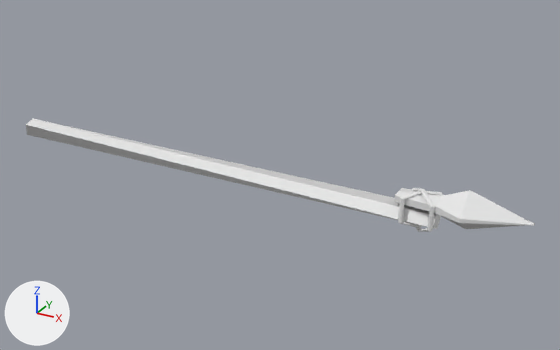
Before and after pictures for a commit that changed the FBX model Assets/Models/Javelin_model.fbx.
The view is the same before and after, from a camera (50 mm lens) standing at (35.9, -45.7, 23.6) and looking at (10.0, 1.2, 0.1). The axes (+X, +Y, +Z) are drawn at lower left. The lights are the same throughout. The picture after the commit comes second. Where no turn or scale is listed for an object, it has been applied to the vertices.
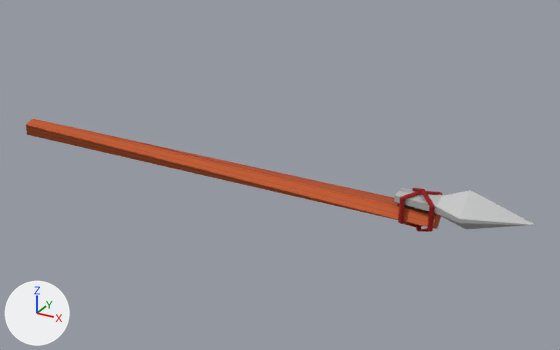
Pixel boxes [x1, y1, x2, y2] of what changed, in the pictures (560 x 350 px):
'Cylinder', recoloured, surface changed (white to orange): [26, 119, 441, 229] in both
'Cube', recoloured (white to light grey): [394, 188, 535, 229] in both
'Cube.002', deleted: before [412, 188, 435, 232]
part 1 of me_cube_002, added: after [412, 188, 435, 232]
part 2 of me_cube_002, recoloured (white to red): [398, 191, 442, 228] in both

The change, as a list of edits to the scene's bpy script:
```text
Add img_6654537_jpg:
    img_6654537_jpg = load_image('6654537.jpg', '_unpacked/6654537.jpg', 3000, 2000, 'sRGB')
Add mat_material_001:
    mat_material_001 = principled_material('Material.001')
    mat_material_001.texture = img_6654537_jpg
    mat_material_001.roughness = 1.0
Add mat_material:
    mat_material = principled_material('Material')
    mat_material.base_color = (0.685, 0.685, 0.685)  # light grey #d8d8d8
    mat_material.metallic = 0.679
    mat_material.roughness = 0.472
Add mat_material_002:
    mat_material_002 = principled_material('Material.002')
    mat_material_002.base_color = (0.29, 0.00201, 0.00259)  # red #930709
    mat_material_002.roughness = 0.931
Change me_cylinder:
    where me_cylinder.from_pydata(...)  # 10 vertices, 7 faces; spans x -36.9..0.0, y -0.7..0.8, z -0.8..0.8
    used by ob_cylinder; location = (22.72, 0.0, 0.0)
    me_cylinder part 3: texture (UV) coordinates of 7 of 7 faces, centred in x -36.9..0.0, y -0.5..0.5, z -0.5..0.5, changed; they spanned u 0.0..1.0, v 0.06..1.0 and now span u 0.11..0.48, v 0.12..0.96
    add me_cylinder.materials.append(mat_material_001)  # picture img_6654537_jpg
Change me_cube_001:
    where me_cube_001.from_pydata(...)  # 24 vertices, 22 faces; spans x -1.98..7.09, y -1.8..1.8, z -1.42..1.42
    add me_cube_001.materials.append(mat_material)  # light grey #d8d8d8
Change me_cube_002:
    used by ob_cube_004; location = (21.55, 0.0, 0.66)
    remove me_cube_002.from_pydata(...)  # 48 vertices, 48 faces; spans x -1.26..1.03, y -1.05..1.2, z -1.63..1.17
    add me_cube_002.from_pydata(...)  # 96 vertices, 96 faces; spans x -1.26..1.2, y -1.24..1.2, z -1.85..1.35
    me_cube_002 part 1: a new loose piece of 48 vertices spanning x -1.05..1.2, y -1.24..1.05, z -1.85..1.35, in mat_material_002 (red #930709)
    me_cube_002 part 2: 48 faces spanning x -1.26..1.03, y -1.05..1.2, z -1.63..1.17 switch from no material to mat_material_002 (red #930709)
Remove ob_cube_002:
    ob_cube_002 = bpy.data.objects.new('Cube.002', me_cube_005)
    ob_cube_002.location = (21.55, -0.21, 0.66)
```
